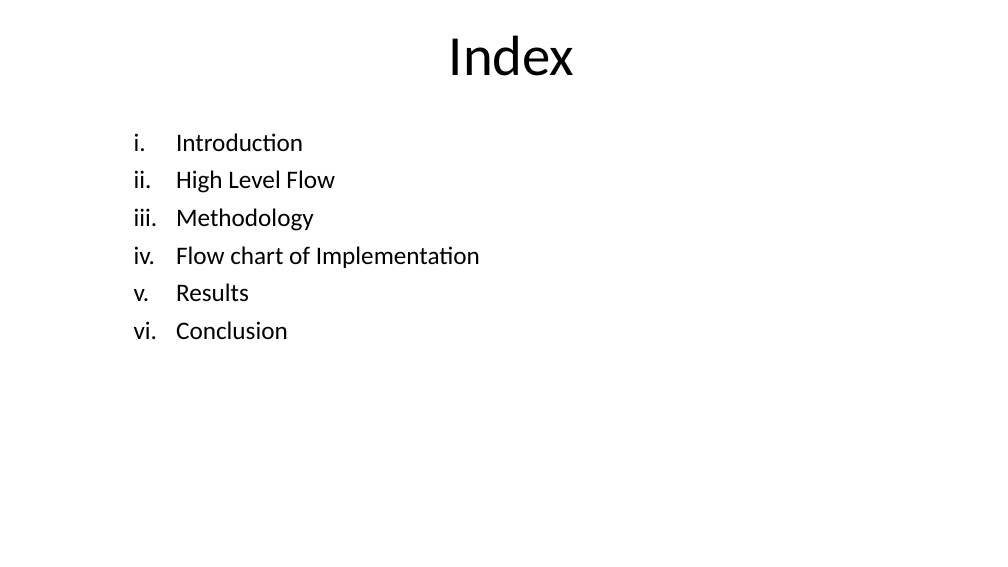
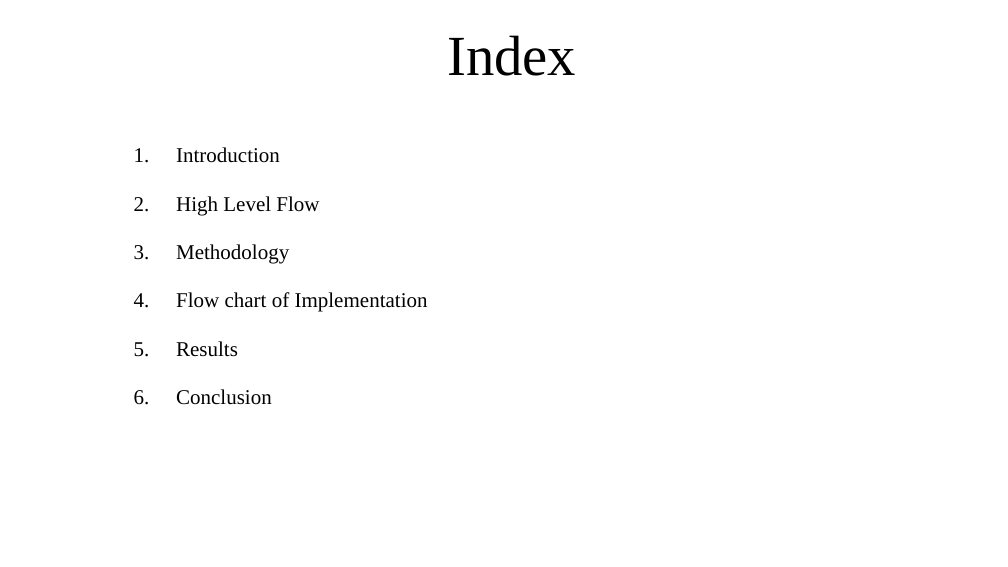
Before and after one commit to ddobric/neocortexapi, a slide deck: slide 2 of source/MySEProject/Documentation/ML2223_15 Approve Prediction of Multisequence Learning.pptx. Drawn at 1008x567 pixels with LibreOffice and Linux fonts; fonts in the diff are those of the drawing. Boxes give left, top, right and bottom in pixels: in the first picture for what was removed or moved away, otherwise in the second. Text is boxed around its words. In the diff, an @@ line names an element or a change of style, - is before the commit and + after.

```diff
--- a/source/MySEProject/Documentation/ML2223_15 Approve Prediction of Multisequence Learning.pptx
+++ b/source/MySEProject/Documentation/ML2223_15 Approve Prediction of Multisequence Learning.pptx
@@ title "Index" at [447, 35, 576, 76]: font Calibri to Times New Roman @@
@@ subtitle "Introduction" at [176, 147, 428, 405]: size 24 to 20 pt, font Calibri to Times New Roman; bullet i. to 1.; line spacing 0.9 to 1.5 @@
```
Also in this commit, not shown: 11 other slides changed, 1 other file.
